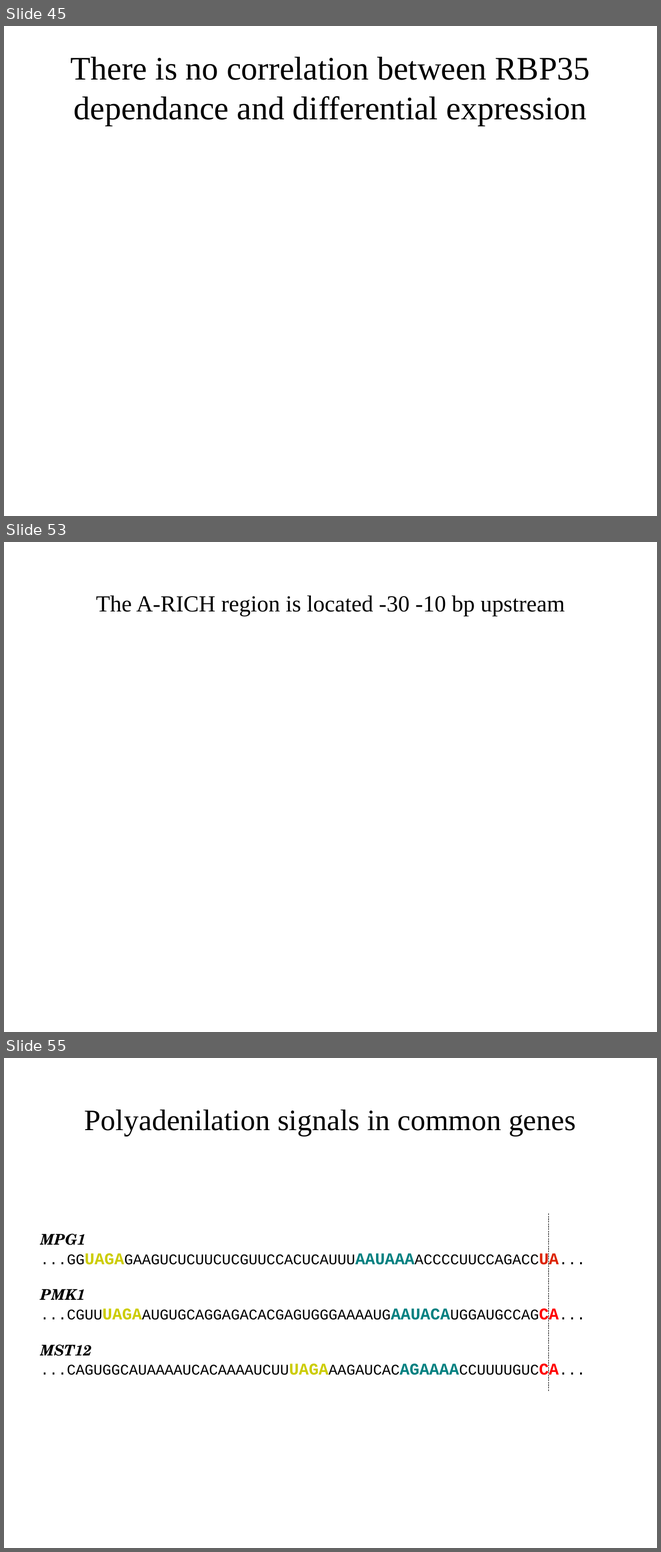
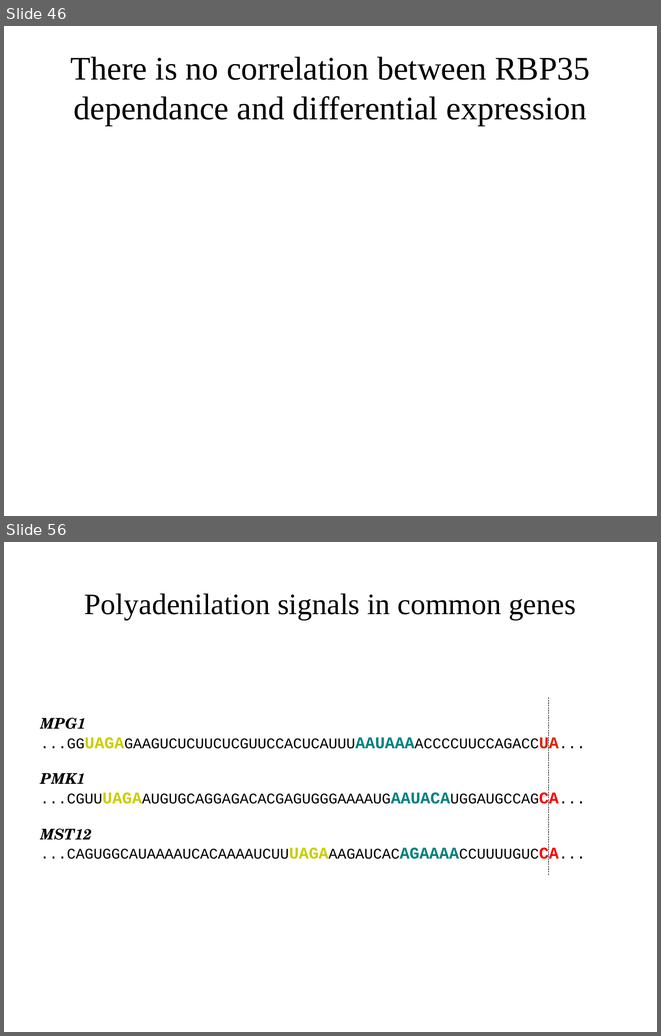
Before and after one commit to wilkinsonlab/m-oryzae-polya, a slide deck: doc/version_21_test/oryzae_presentation.odp. Shown one above the other, each under a label of ours: slides 45, 53 and 55 before the commit, slides 46 and 56 after it; the slides between them are not shown. The pictures are 661x1552 and 661x1036 pixels, drawn with LibreOffice and Linux fonts; fonts in the diff are those of the drawing. Boxes give left, top, right and bottom in pixels: in the first picture for what was removed or moved away, otherwise in the second. Text is boxed around its words. In the diff, an @@ line names an element or a change of style, - is before the commit and + after.

```diff
--- a/doc/version_21_test/oryzae_presentation.odp
+++ b/doc/version_21_test/oryzae_presentation.odp
@@ slide 53 removed at (x1=4, y1=542, x2=657, y2=1032), background #FFFFFF @@
@@ title removed at (x1=96, y1=596, x2=565, y2=616) @@
-The A-RICH region is located -30 -10 bp upstream
@@ what was slide 45 is now slide 46 @@
@@ what was slide 55 is now slide 56 @@
```
Also in this commit, not shown: 29 slides changed, 2 slides added, 6 other files.
